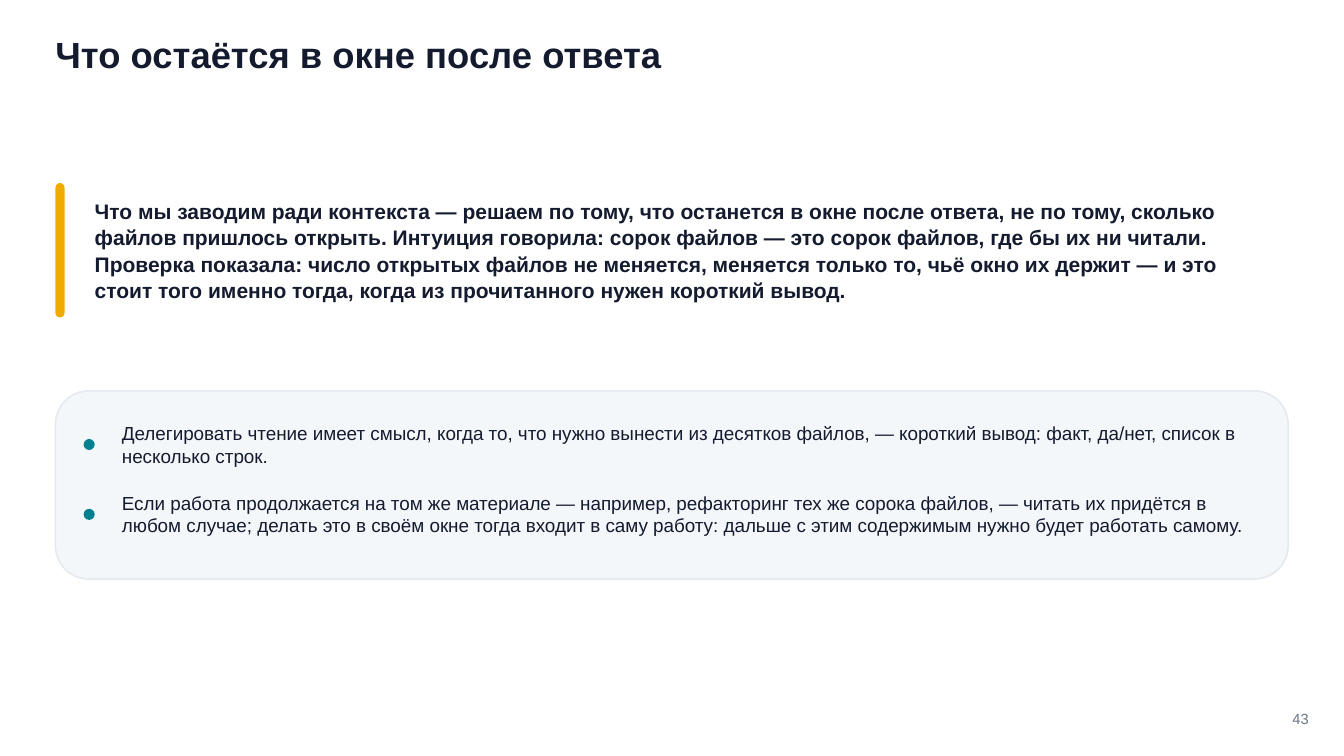
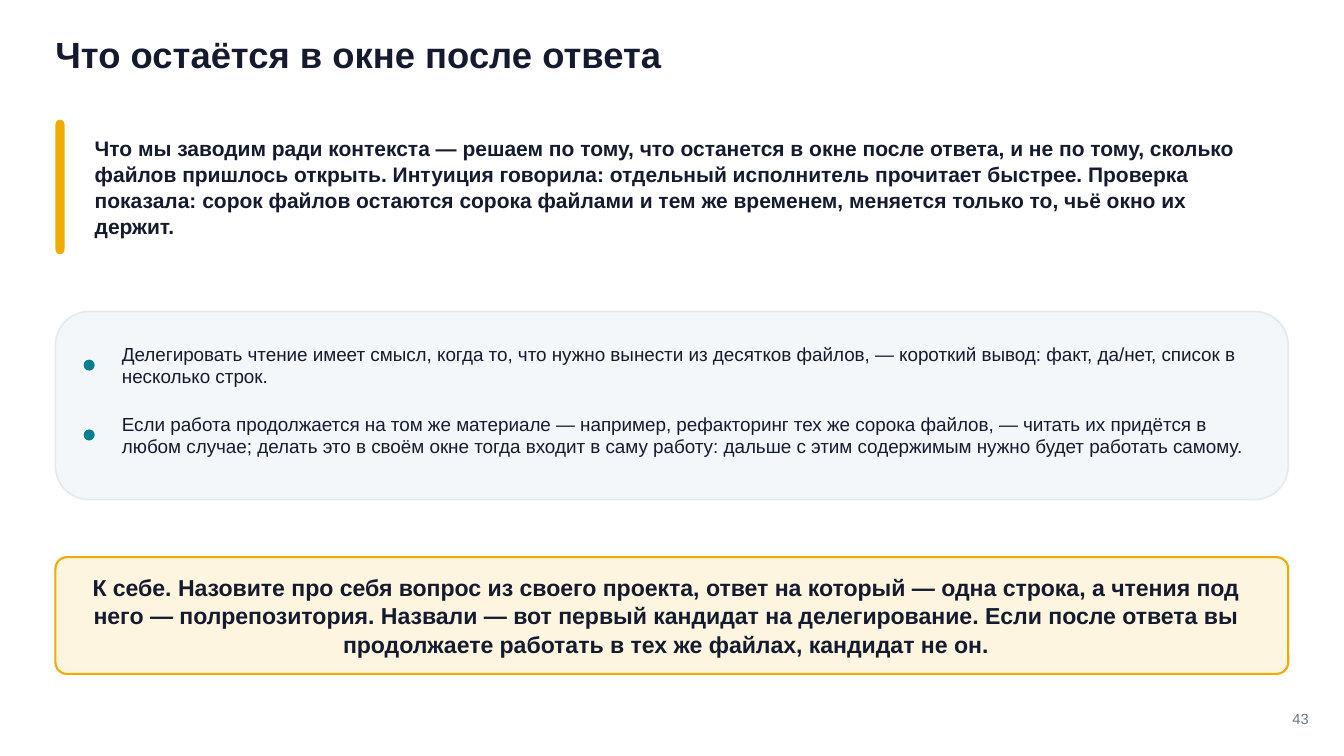
Before and after one commit to tellina-study/AI-usage-lessons, a slide deck: slide 43 of library/seminars/sem-06/rendered/sem-06.pptx. Drawn at 1344x756 pixels with LibreOffice and Linux fonts; fonts in the diff are those of the drawing. Boxes give left, top, right and bottom in pixels: in the first picture for what was removed or moved away, otherwise in the second. Text is boxed around its words. In the diff, an @@ line names an element or a change of style, - is before the commit and + after.

Commit message:
#225 Семинар 6: сведение пересмотра — шесть расхождений сквозной истории выправлены, 38 файлов переименованы, две главы разрезаны

```diff
--- a/library/seminars/sem-06/rendered/sem-06.pptx
+++ b/library/seminars/sem-06/rendered/sem-06.pptx
@@ rounded rectangle: place and size @@
-rounded rectangle at [55, 184, 65, 318]
+rounded rectangle at [55, 120, 65, 254]
@@ text at [95, 141, 1233, 239]: text changed @@
-Что мы заводим ради контекста — решаем по тому, что останется в окне после ответа, не по тому, сколько файлов пришлось открыть. Интуиция говорила: сорок файлов — это сорок файлов, где бы их ни читали. Проверка показала: число открытых файлов не меняется, меняется только то, чьё окно их держит — и это стоит того именно тогда, когда из прочитанного нужен короткий вывод.
+Что мы заводим ради контекста — решаем по тому, что останется в окне после ответа, и не по тому, сколько файлов пришлось открыть. Интуиция говорила: отдельный исполнитель прочитает быстрее. Проверка показала: сорок файлов остаются сорока файлами и тем же временем, меняется только то, чьё окно их держит.
@@ 2 texts, 1 rounded rectangle: place and size @@
-2 texts, 1 rounded rectangle at [55, 391, 1289, 580]
+2 texts, 1 rounded rectangle at [55, 312, 1289, 500]
@@ rounded rectangle: place and size @@
-rounded rectangle at [84, 509, 95, 520]
+rounded rectangle at [84, 360, 95, 371]
@@ rounded rectangle: place and size @@
-rounded rectangle at [84, 439, 95, 450]
+rounded rectangle at [84, 430, 95, 441]
@@ rounded rectangle added at [55, 558, 1289, 675], fill #FEF5E0, outline #F0AB00 1.5 pt @@
@@ text added at [93, 578, 1239, 658], 16.5 pt, text #141B2E, bold @@
+К себе. Назовите про себя вопрос из своего проекта, ответ на который — одна строка, а чтения под него — полрепозитория. Назвали — вот первый кандидат на делегирование. Если после ответа вы продолжаете работать в тех же файлах, кандидат не он.
```
Also in this commit, not shown: 33 other slides changed, 8 slides added, 8 slides removed, 59 other files.
